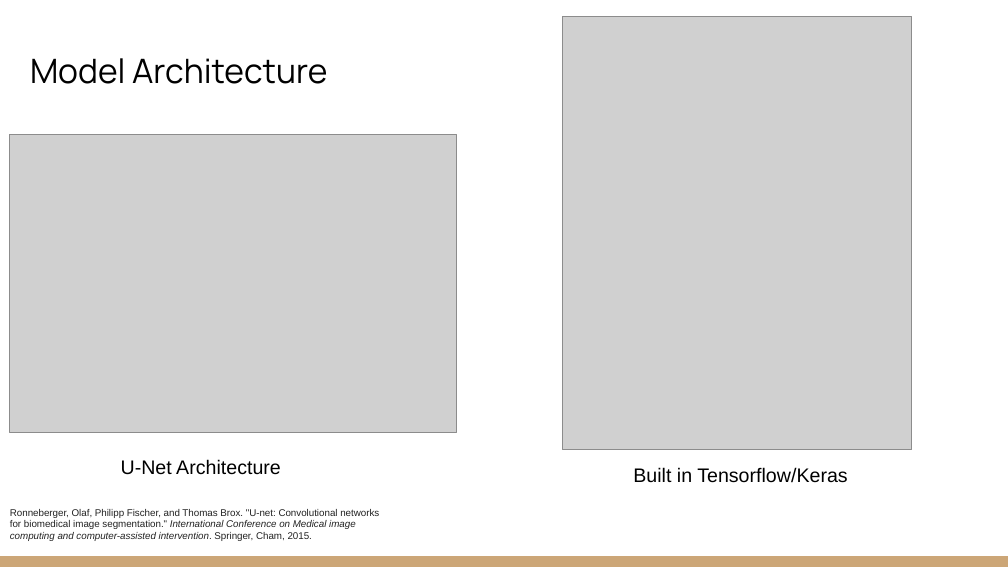
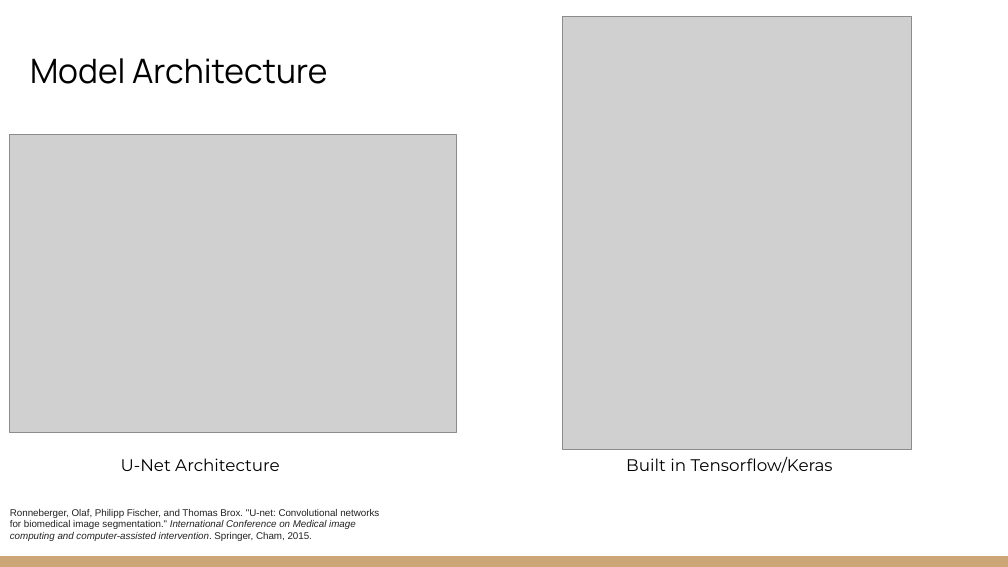
Before and after one commit to EdwinB12/Explainable-Christmas, a slide deck: slide 4 of Presentations/EAGE_Hackathon_2022_Explainable_Christmas-Concise.pptx. Drawn at 1008x567 pixels with LibreOffice and Linux fonts; fonts in the diff are those of the drawing; grey boxes stand for pictures. Boxes give left, top, right and bottom in pixels: in the first picture for what was removed or moved away, otherwise in the second. Text is boxed around its words. In the diff, an @@ line names an element or a change of style, - is before the commit and + after.

```diff
--- a/Presentations/EAGE_Hackathon_2022_Explainable_Christmas-Concise.pptx
+++ b/Presentations/EAGE_Hackathon_2022_Explainable_Christmas-Concise.pptx
@@ text "U-Net Architecture" at (121, 458, 280, 471): size 14 to 12 pt, font Arial to Montserrat @@
@@ text "Built in Tensorflow/Keras" at (626, 457, 833, 473): size 14 to 12 pt, font Arial to Montserrat @@
@@ text "Built in Tensorflow/Keras": place and size @@
-text "Built in Tensorflow/Keras" at (633, 467, 847, 483)
+text "Built in Tensorflow/Keras" at (626, 457, 833, 473)
```
Also in this commit, not shown: 7 other slides changed, 1 other file.
